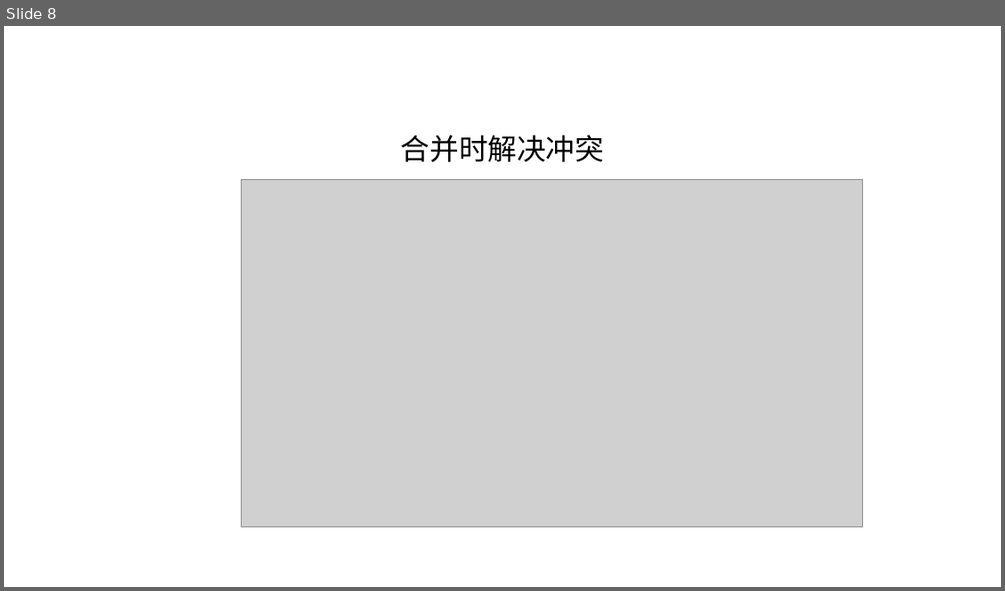
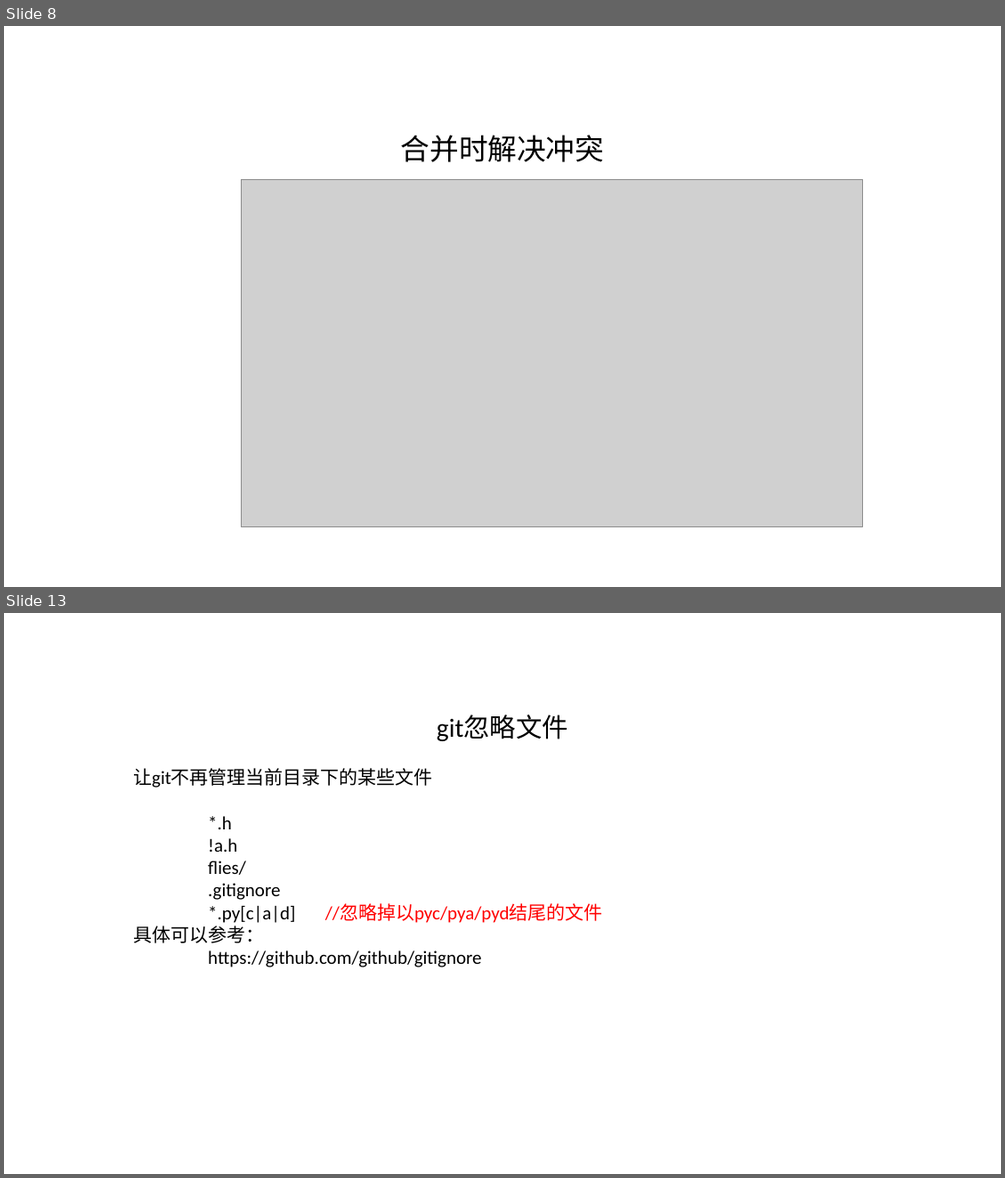
Before and after one commit to szu-lqt/codeStudy, a slide deck: gitStudy/gitStudy.pptx. Shown one above the other, each under a label of ours: slide 8 before the commit, slides 8 and 13 after it; the slides between them are not shown. The pictures are 1005x591 and 1005x1178 pixels, drawn with LibreOffice and Linux fonts; fonts in the diff are those of the drawing; grey boxes stand for pictures. Boxes give left, top, right and bottom in pixels: in the first picture for what was removed or moved away, otherwise in the second. Text is boxed around its words. In the diff, an @@ line names an element or a change of style, - is before the commit and + after.

```diff
--- a/gitStudy/gitStudy.pptx
+++ b/gitStudy/gitStudy.pptx
@@ slide 13 added at (x1=4, y1=613, x2=1001, y2=1174), background #FFFFFF @@
@@ title added at (x1=437, y1=715, x2=568, y2=741), 25.2 pt, text #000000 @@
+git忽略文件
@@ text added at (x1=133, y1=768, x2=603, y2=967), 18 pt, text #000000 @@
+让git不再管理当前目录下的某些文件
+*.h
+!a.h
+flies/
+.gitignore
+*.py[c|a|d] //忽略掉以pyc/pya/pyd结尾的文件
+具体可以参考：
+https://github.com/github/gitignore
```
Also in this commit, not shown: 1 slide changed, 4 other slides added, 3 slides removed, 1 other file.
